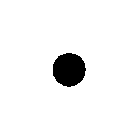
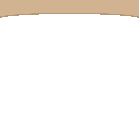
Layer changes from the first w=139, h=139 image to the second:
showed group "Simple Normal" (5 layers) over [0, 0, 139, 87]
painted on "upperlid" over [0, 9, 139, 18]
hid group "Simple Surprised" (5 layers) over [0, 0, 139, 87]
hid "white_background" over [0, 0, 139, 87]
